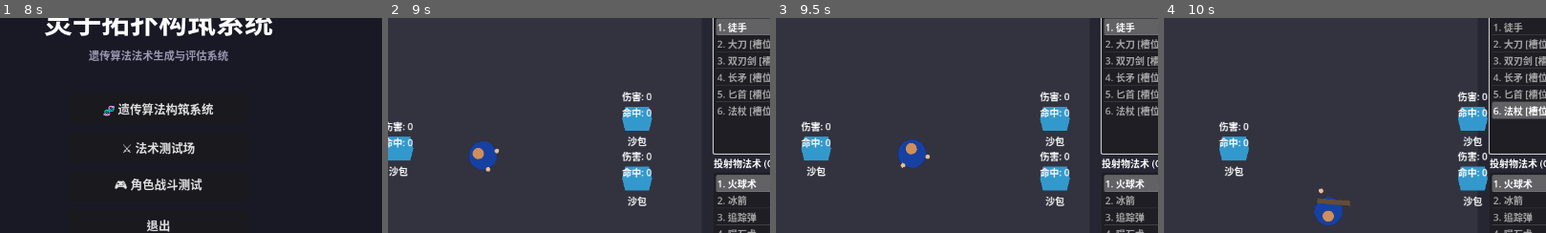
Above: before the commit, frames 1-4 (left to right).
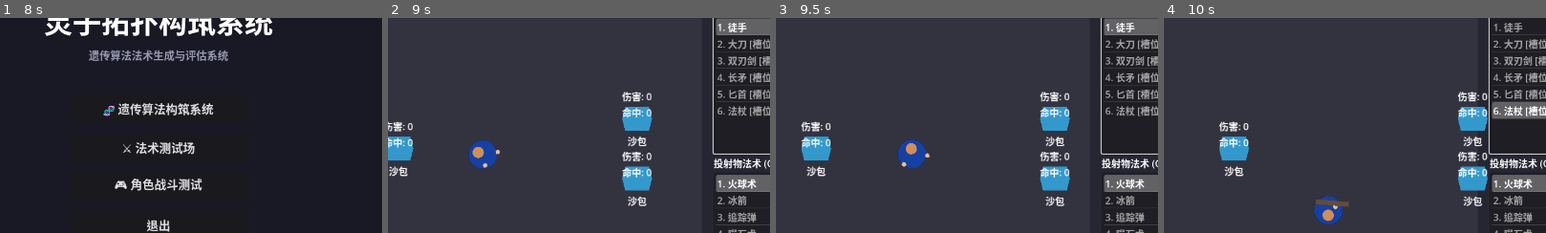
Above: after the commit, the same moments.

Repository: gdszyy/lingzi-topology-system
Game: Godot game, scene res://scenes/main_menu/main_menu.tscn
Two runs of this game, one before a commit and one after it. Both use one fixed random seed, a clock stepped at 60 frames per second and the inputs below.
Inputs (mouse positions are % of the whole screen's width and height, from its top left):
- Up to frame 1 (8 s): click "🧬 遗传算法构筑系统" at 0.5 s; click "开始进化" at 1.25 s; click "开始进化" at 2 s; click "返回主菜单" at 2.75 s; click "⚔️ 法术测试场" at 3.5 s; click "开始测试" at 4.25 s; click "开始测试" at 5 s; click "单体目标" at 5.75 s; click "重置" at 6.5 s; click "返回主菜单" at 7.25 s
- Up to frame 2 (9 s): click "🎮 角色战斗测试" at 8 s; tap Enter at 8.75 s; move the mouse to (72, 45) at 8.77 s; hold Right (ui_right) from 8.78 s (still down); tap 1 at 8.85 s; click (72, 45) at 8.92 s
- Up to frame 3 (9.5 s): keep holding Right (ui_right); tap Space at 9.02 s
- Up to frame 4 (10 s): move the mouse to (30, 55) at 9.52 s; release Right (ui_right) at 9.53 s; hold Down (ui_down) from 9.53 s (still down); tap 6 at 9.6 s; tap Space at 9.77 s
The pictures show only the part of the screen within x 29-79%, y 18-68%; the shares and areas given below are measured in that part.

Frame 1 is identical in both runs. In frame 2, 0.2% of the frame differs, in the area x 21-30%, y 56-72%; in frame 3, less than 0.1%; in frame 4, 0.3%, in the area x 39-49%, y 79-97%.
Error in both runs: Invalid assignment of property or key 'duration' with value of type 'float' on a base object of type 'Resource (AreaEffectActionData)'. (res://scripts/genetic_…

Commit message:
feat: 添加全身骨骼动画系统 - 优化移动和飞行时的动画效果
新增功能：
- 添加 BodyAnimationController 全身骨骼动画控制器
- 实现行走时手臂交替摆动动画
- 实现奔跑时更大幅度的手臂摆动和躯干前倾
- 实现飞行时手臂展开并随风波动的动画
- 实现高速飞行时手臂后掠、身体前倾的流线型姿态
- 添加增强的腿部动画（飞行时收起）

技术改进：
- 与 CombatAnimator 协调，攻击时自动暂停移动/飞行动画
- 使用平滑插值确保动画过渡流畅
- 动画幅度与移动速度成正比
- 所有参数可通过 @export 变量配置

不影响攻击动画 - 攻击动画仍由 CombatAnimator 完全控制

Diff:
--- /dev/null
+++ b/scripts/combat/body_animation_controller.gd
@@ -0,0 +1,382 @@
+class_name BodyAnimationController extends Node
+## 全身骨骼动画控制器
+## 管理移动和飞行时的全身动画效果
+## 包括手臂摆动、躯干倾斜、头部摆动等
+## 【重要】不影响攻击动画 - 攻击时由 CombatAnimator 接管
+
+signal animation_state_changed(state: AnimationState)
+
+## 动画状态枚举
+enum AnimationState {
+	IDLE,           ## 待机
+	WALKING,        ## 行走
+	RUNNING,        ## 奔跑
+	FLYING,         ## 飞行
+	FLYING_FAST,    ## 高速飞行
+	ATTACKING       ## 攻击中（由 CombatAnimator 控制）
+}
+
+## 引用
+var player: PlayerController = null
+var left_arm: ArmRig = null
+var right_arm: ArmRig = null
+var torso_pivot: Node2D = null
+var head_sprite: Sprite2D = null
+var legs_pivot: Node2D = null
+
+## 当前状态
+var current_state: AnimationState = AnimationState.IDLE
+var is_combat_animator_active: bool = false  ## CombatAnimator 是否正在播放攻击动画
+
+## 动画周期
+var animation_cycle: float = 0.0
+var animation_speed: float = 10.0
+
+## 配置参数
+@export_group("Walk Animation")
+@export var walk_arm_swing_amplitude: float = 12.0      ## 行走手臂摆动幅度
+@export var walk_torso_bob_amplitude: float = 2.0       ## 行走躯干上下摆动幅度
+@export var walk_torso_sway_amplitude: float = 0.05     ## 行走躯干左右摇摆幅度（弧度）
+@export var walk_head_bob_amplitude: float = 1.0        ## 行走头部摆动幅度
+
+@export_group("Run Animation")
+@export var run_arm_swing_amplitude: float = 18.0       ## 奔跑手臂摆动幅度
+@export var run_torso_bob_amplitude: float = 3.0        ## 奔跑躯干上下摆动幅度
+@export var run_torso_lean_max: float = 0.15            ## 奔跑躯干前倾最大角度（弧度）
+@export var run_head_bob_amplitude: float = 1.5         ## 奔跑头部摆动幅度
+
+@export_group("Flight Animation")
+@export var flight_arm_spread_angle: float = 0.8        ## 飞行手臂展开角度（弧度）
+@export var flight_arm_wave_amplitude: float = 8.0      ## 飞行手臂波动幅度
+@export var flight_arm_wave_speed: float = 3.0          ## 飞行手臂波动速度
+@export var flight_torso_lean_factor: float = 0.2       ## 飞行躯干倾斜因子
+@export var flight_torso_lean_max: float = 0.4          ## 飞行躯干最大倾斜角度（弧度）
+@export var flight_head_tilt_factor: float = 0.1        ## 飞行头部倾斜因子
+
+@export_group("Fast Flight Animation")
+@export var fast_flight_arm_back_angle: float = 1.2     ## 高速飞行手臂后掠角度
+@export var fast_flight_torso_lean: float = 0.5         ## 高速飞行躯干前倾角度
+@export var fast_flight_speed_threshold: float = 350.0  ## 高速飞行速度阈值
+
+@export_group("Transition")
+@export var state_transition_speed: float = 8.0         ## 状态过渡速度
+@export var arm_smoothing: float = 12.0                 ## 手臂平滑度
+
+## 肩膀位置
+var left_shoulder: Vector2 = Vector2(-12, 0)
+var right_shoulder: Vector2 = Vector2(12, 0)
+
+## 待机手臂位置
+var idle_left_hand_offset: Vector2 = Vector2(-5, 18)
+var idle_right_hand_offset: Vector2 = Vector2(5, 18)
+
+## 当前动画目标值（用于平滑过渡）
+var target_left_hand_pos: Vector2 = Vector2.ZERO
+var target_right_hand_pos: Vector2 = Vector2.ZERO
+var target_torso_rotation: float = 0.0
+var target_torso_offset: Vector2 = Vector2.ZERO
+var target_head_offset: Vector2 = Vector2.ZERO
+
+## 当前插值值
+var current_left_hand_pos: Vector2 = Vector2.ZERO
+var current_right_hand_pos: Vector2 = Vector2.ZERO
+var current_torso_rotation: float = 0.0
+var current_torso_offset: Vector2 = Vector2.ZERO
+var current_head_offset: Vector2 = Vector2.ZERO
+
+## 速度相关
+var speed_factor: float = 0.0  ## 0-1，表示当前速度占最大速度的比例
+
+func _ready() -> void:
+	_initialize_positions()
+
+func initialize(p_player: PlayerController, p_left_arm: ArmRig, p_right_arm: ArmRig,
+				p_torso_pivot: Node2D, p_head_sprite: Sprite2D, p_legs_pivot: Node2D) -> void:
+	player = p_player
+	left_arm = p_left_arm
+	right_arm = p_right_arm
+	torso_pivot = p_torso_pivot
+	head_sprite = p_head_sprite
+	legs_pivot = p_legs_pivot
+
+	if left_arm:
+		left_shoulder = left_arm.get_shoulder_position()
+	if right_arm:
+		right_shoulder = right_arm.get_shoulder_position()
+
+	_initialize_positions()
+
+func _initialize_positions() -> void:
+	target_left_hand_pos = left_shoulder + idle_left_hand_offset
+	target_right_hand_pos = right_shoulder + idle_right_hand_offset
+	current_left_hand_pos = target_left_hand_pos
+	current_right_hand_pos = target_right_hand_pos
+
+func _process(delta: float) -> void:
+	if player == null:
+		return
+
+	## 检查是否在攻击状态
+	_check_combat_animator_state()
+
+	## 如果 CombatAnimator 正在控制，不更新移动/飞行动画
+	if is_combat_animator_active:
+		return
+
+	## 更新动画状态
+	_update_animation_state()
+
+	## 更新动画周期
+	_update_animation_cycle(delta)
+
+	## 根据状态计算目标动画值
+	_calculate_animation_targets()
+
+	## 平滑过渡到目标值
+	_apply_smooth_transition(delta)
+
+	## 应用动画到骨骼
+	_apply_animation()
+
+func _check_combat_animator_state() -> void:
+	## 检查 CombatAnimator 是否正在播放攻击动画
+	var visuals = player.visuals as PlayerVisuals
+	if visuals == null:
+		is_combat_animator_active = false
+		return
+
+	var combat_animator = visuals.get_combat_animator()
+	if combat_animator == null:
+		is_combat_animator_active = false
+		return
+
+	## 检查是否正在播放攻击动画
+	is_combat_animator_active = combat_animator.is_playing()
+
+	if is_combat_animator_active and current_state != AnimationState.ATTACKING:
+		current_state = AnimationState.ATTACKING
+		animation_state_changed.emit(current_state)
+
+func _update_animation_state() -> void:
+	var old_state = current_state
+	var speed = player.velocity.length()
+	var max_speed = player.movement_config.max_speed_ground if not player.is_flying else player.movement_config.max_speed_flight
+
+	## 计算速度因子
+	speed_factor = clamp(speed / max_speed, 0.0, 1.0)
+
+	if player.is_flying:
+		if speed > fast_flight_speed_threshold:
+			current_state = AnimationState.FLYING_FAST
+		else:
+			current_state = AnimationState.FLYING
+	elif speed > 200:
+		current_state = AnimationState.RUNNING
+	elif speed > 10:
+		current_state = AnimationState.WALKING
+	else:
+		current_state = AnimationState.IDLE
+
+	if old_state != current_state:
+		animation_state_changed.emit(current_state)
+
+func _update_animation_cycle(delta: float) -> void:
+	var speed = player.velocity.length()
+
+	match current_state:
+		AnimationState.WALKING:
+			animation_cycle += delta * animation_speed * (speed / 200.0)
+		AnimationState.RUNNING:
+			animation_cycle += delta * animation_speed * 1.5 * (speed / 300.0)
+		AnimationState.FLYING, AnimationState.FLYING_FAST:
+			animation_cycle += delta * flight_arm_wave_speed
+		AnimationState.IDLE:
+			## 待机时有轻微的呼吸动画
+			animation_cycle += delta * 2.0
+
+	## 保持周期在合理范围内
+	if animation_cycle > TAU * 100:
+		animation_cycle = fmod(animation_cycle, TAU)
+
+func _calculate_animation_targets() -> void:
+	match current_state:
+		AnimationState.IDLE:
+			_calculate_idle_animation()
+		AnimationState.WALKING:
+			_calculate_walk_animation()
+		AnimationState.RUNNING:
+			_calculate_run_animation()
+		AnimationState.FLYING:
+			_calculate_flight_animation()
+		AnimationState.FLYING_FAST:
+			_calculate_fast_flight_animation()
+
+func _calculate_idle_animation() -> void:
+	## 待机状态：轻微的呼吸动画
+	var breath_offset = sin(animation_cycle) * 0.5
+
+	target_left_hand_pos = left_shoulder + idle_left_hand_offset + Vector2(0, breath_offset)
+	target_right_hand_pos = right_shoulder + idle_right_hand_offset + Vector2(0, breath_offset)
+
+	target_torso_rotation = 0.0
+	target_torso_offset = Vector2(0, breath_offset * 0.5)
+	target_head_offset = Vector2(0, breath_offset * 0.3)
+
+func _calculate_walk_animation() -> void:
+	## 行走动画：手臂交替摆动
+	var swing = sin(animation_cycle)
+	var swing_offset = cos(animation_cycle)
+
+	## 手臂摆动（左右手相位相反）
+	var arm_swing = swing * walk_arm_swing_amplitude * speed_factor
+
+	## 左手向前时右手向后
+	target_left_hand_pos = left_shoulder + idle_left_hand_offset + Vector2(arm_swing * 0.3, -arm_swing)
+	target_right_hand_pos = right_shoulder + idle_right_hand_offset + Vector2(-arm_swing * 0.3, arm_swing)
+
+	## 躯干上下摆动和轻微左右摇摆
+	var torso_bob = abs(sin(animation_cycle * 2)) * walk_torso_bob_amplitude * speed_factor
+	var torso_sway = swing * walk_torso_sway_amplitude * speed_factor
+
+	target_torso_rotation = torso_sway
+	target_torso_offset = Vector2(0, -torso_bob)
+
+	## 头部轻微摆动
+	target_head_offset = Vector2(0, -torso_bob * 0.5 + sin(animation_cycle) * walk_head_bob_amplitude * speed_factor * 0.3)
+
+func _calculate_run_animation() -> void:
+	## 奔跑动画：更大幅度的手臂摆动和躯干前倾
+	var swing = sin(animation_cycle)
+
+	## 手臂大幅摆动
+	var arm_swing = swing * run_arm_swing_amplitude * speed_factor
+
+	## 奔跑时手臂弯曲更多，位置更靠近身体
+	target_left_hand_pos = left_shoulder + Vector2(-3, 12) + Vector2(arm_swing * 0.4, -arm_swing)
+	target_right_hand_pos = right_shoulder + Vector2(3, 12) + Vector2(-arm_swing * 0.4, arm_swing)
+
+	## 躯干前倾（根据移动方向）
+	var move_dir = player.velocity.normalized()
+	var face_dir = player.current_facing_direction
+	var forward_factor = face_dir.dot(move_dir)
+
+	var torso_lean = run_torso_lean_max * speed_factor * max(forward_factor, 0.3)
+	var torso_bob = abs(sin(animation_cycle * 2)) * run_torso_bob_amplitude * speed_factor
+
+	target_torso_rotation = torso_lean * 0.3  ## 轻微的侧向倾斜
+	target_torso_offset = Vector2(torso_lean * 5, -torso_bob)
+
+	## 头部保持稳定但有轻微摆动
+	target_head_offset = Vector2(0, -torso_bob * 0.3)
+
+func _calculate_flight_animation() -> void:
+	## 飞行动画：手臂展开，随风波动
+	var wave = sin(animation_cycle)
+	var wave_offset = cos(animation_cycle * 0.7)
+
+	## 计算飞行方向相关的倾斜
+	var velocity_dir = player.velocity.normalized() if player.velocity.length() > 10 else Vector2.ZERO
+	var face_dir = player.current_facing_direction
+
+	## 手臂向两侧展开，带有波动效果
+	var arm_spread = flight_arm_spread_angle * speed_factor
+	var arm_wave = wave * flight_arm_wave_amplitude * speed_factor
+
+	## 左臂向左后方展开
+	var left_arm_angle = -arm_spread - 0.3
+	var left_arm_length = 20.0 + arm_wave
+	target_left_hand_pos = left_shoulder + Vector2(left_arm_length, 0).rotated(left_arm_angle)
+
+	## 右臂向右后方展开
+	var right_arm_angle = arm_spread + 0.3
+	var right_arm_length = 20.0 - arm_wave  ## 相位相反
+	target_right_hand_pos = right_shoulder + Vector2(right_arm_length, 0).rotated(right_arm_angle)
+
+	## 躯干根据飞行方向倾斜
+	var lateral_velocity = velocity_dir.rotated(-face_dir.angle())
+	var torso_lean = lateral_velocity.x * flight_torso_lean_factor * flight_torso_lean_max
+
+	target_torso_rotation = clamp(torso_lean, -flight_torso_lean_max, flight_torso_lean_max)
+	target_torso_offset = Vector2(0, wave_offset * 1.5 * speed_factor)
+
+	## 头部轻微倾斜
+	target_head_offset = Vector2(0, wave_offset * 0.5)
+
+func _calculate_fast_flight_animation() -> void:
+	## 高速飞行动画：手臂向后掠，身体大幅前倾
+	var wave = sin(animation_cycle * 1.5)
+
+	## 计算飞行方向
+	var velocity_dir = player.velocity.normalized() if player.velocity.length() > 10 else player.current_facing_direction
+	var face_dir = player.current_facing_direction
+
+	## 手臂向后掠，贴近身体
+	var arm_back_angle = fast_flight_arm_back_angle
+	var arm_wave = wave * flight_arm_wave_amplitude * 0.5  ## 高速时波动减小
+
+	## 左臂向后
+	target_left_hand_pos = left_shoulder + Vector2(-8, 15 + arm_wave).rotated(-0.2)
+
+	## 右臂向后
+	target_right_hand_pos = right_shoulder + Vector2(8, 15 - arm_wave).rotated(0.2)
+
+	## 躯干大幅前倾
+	var forward_factor = face_dir.dot(velocity_dir)
+	var torso_lean = fast_flight_torso_lean * max(forward_factor, 0.5)
+
+	## 侧向速度导致的倾斜
+	var lateral_velocity = velocity_dir.rotated(-face_dir.angle())
+	var lateral_lean = lateral_velocity.x * 0.3
+
+	target_torso_rotation = clamp(lateral_lean, -0.4, 0.4)
+	target_torso_offset = Vector2(torso_lean * 8, wave * 1.0)
+
+	## 头部保持向前
+	target_head_offset = Vector2(torso_lean * 2, 0)
+
+func _apply_smooth_transition(delta: float) -> void:
+	var lerp_factor = state_transition_speed * delta
+	var arm_lerp_factor = arm_smoothing * delta
+
+	current_left_hand_pos = current_left_hand_pos.lerp(target_left_hand_pos, arm_lerp_factor)
+	current_right_hand_pos = current_right_hand_pos.lerp(target_right_hand_pos, arm_lerp_factor)
+	current_torso_rotation = lerp(current_torso_rotation, target_torso_rotation, lerp_factor)
+	current_torso_offset = current_torso_offset.lerp(target_torso_offset, lerp_factor)
+	current_head_offset = current_head_offset.lerp(target_head_offset, lerp_factor)
+
+func _apply_animation() -> void:
+	## 应用手臂动画
+	if left_arm and not is_combat_animator_active:
+		left_arm.set_hand_target(current_left_hand_pos)
+
+	if right_arm and not is_combat_animator_active:
+		right_arm.set_hand_target(current_right_hand_pos)
+
+	## 应用躯干动画（注意：这里只应用额外的偏移，不覆盖玩家控制的旋转）
+	## 躯干的主旋转由 PlayerController 控制，这里只添加动画效果
+
+	## 应用头部动画
+	if head_sprite:
+		head_sprite.position = Vector2(0, -8) + current_head_offset
+
+## 当 CombatAnimator 开始播放时调用
+func on_combat_animation_started() -> void:
+	is_combat_animator_active = true
+	current_state = AnimationState.ATTACKING
+
+## 当 CombatAnimator 结束播放时调用
+func on_combat_animation_finished() -> void:
+	is_combat_animator_active = false
+	## 状态会在下一帧自动更新
+
+## 获取当前动画状态
+func get_current_state() -> AnimationState:
+	return current_state
+
+## 获取当前速度因子
+func get_speed_factor() -> float:
+	return speed_factor
+
+## 检查是否正在播放移动/飞行动画
+func is_movement_animation_active() -> bool:
+	return not is_combat_animator_active and current_state != AnimationState.IDLE
--- a/scripts/combat/combat_animator.gd
+++ b/scripts/combat/combat_animator.gd
@@ -8,6 +8,9 @@
 signal animation_finished(attack: AttackData)
 signal hit_frame_reached(attack: AttackData)
 
+## 【新增】用于与 BodyAnimationController 协作
+## 当攻击动画激活时，BodyAnimationController 会暂停移动/飞行动画
+
 ## 引用
 var left_arm: ArmRig = null
 var right_arm: ArmRig = null
@@ -48,11 +51,21 @@
 	if right_arm:
 		right_shoulder = right_arm.get_shoulder_position()
 
+## 【新增】引用 BodyAnimationController
+var body_animation_controller: BodyAnimationController = null
+
+## 设置 BodyAnimationController 引用
+func set_body_animation_controller(controller: BodyAnimationController) -> void:
+	body_animation_controller = controller
+
 func _process(delta: float) -> void:
 	if is_animating and current_attack != null:
 		_update_animation(delta)
 	else:
-		_update_idle()
+		## 【修改】如果 BodyAnimationController 正在播放移动/飞行动画，不更新 idle 状态
+		## 这样可以避免两个控制器冲突
+		if body_animation_controller == null or not body_animation_controller.is_movement_animation_active():
+			_update_idle()
 
 func _update_idle() -> void:
 	## 待机状态：手放在默认位置
--- a/scripts/combat/player_visuals.gd
+++ b/scripts/combat/player_visuals.gd
@@ -2,6 +2,7 @@
 ## 玩家视觉系统
 ## 管理角色的视觉渲染，包括躯干、头部、手臂和武器
 ## 【修复】移除冗余的武器挥舞逻辑，统一由 CombatAnimator 驱动
+## 【新增】集成 BodyAnimationController 实现移动和飞行时的全身骨骼动画
 
 @onready var legs_pivot: Node2D = $LegsPivot
 @onready var legs_sprite: Sprite2D = $LegsPivot/LegsSprite
@@ -18,6 +19,9 @@
 ## 战斗动画控制器
 var combat_animator: CombatAnimator = null
 
+## 【新增】全身骨骼动画控制器
+var body_animation_controller: BodyAnimationController = null
+
 var player: PlayerController = null
 
 var is_walking: bool = false
@@ -29,6 +33,7 @@
 	_setup_default_visuals()
 	_create_arm_rigs()
 	_setup_combat_animator()
+	_setup_body_animation_controller()  ## 【新增】
 	_connect_player_signals()
 	_initialize_weapon_appearance()
 	_setup_weapon_physics()
@@ -59,6 +64,30 @@
 	## 连接信号
 	combat_animator.animation_finished.connect(_on_attack_animation_finished)
 	combat_animator.hit_frame_reached.connect(_on_hit_frame_reached)
+	combat_animator.animation_started.connect(_on_attack_animation_started)  ## 【新增】
+
+## 【新增】设置全身骨骼动画控制器
+func _setup_body_animation_controller() -> void:
+	body_animation_controller = BodyAnimationController.new()
+	body_animation_controller.name = "BodyAnimationController"
+	add_child(body_animation_controller)
+
+	## 初始化控制器
+	body_animation_controller.initialize(
+		player,
+		left_arm,
+		right_arm,
+		torso_pivot,
+		head_sprite,
+		legs_pivot
+	)
+
+	## 连接状态变化信号（可选，用于调试或其他用途）
+	body_animation_controller.animation_state_changed.connect(_on_body_animation_state_changed)
+
+	## 【新增】让 CombatAnimator 知道 BodyAnimationController 的存在
+	if combat_animator != null:
+		combat_animator.set_body_animation_controller(body_animation_controller)
 
 func _setup_weapon_physics() -> void:
 	if weapon_physics != null:
@@ -87,17 +116,33 @@
 func _on_weapon_position_changed(_pos: Vector2, _rot: float) -> void:
 	pass
 
+## 【新增】攻击动画开始时的回调
+func _on_attack_animation_started(_attack: AttackData) -> void:
+	## 通知 BodyAnimationController 攻击动画开始
+	if body_animation_controller != null:
+		body_animation_controller.on_combat_animation_started()
+
 func _on_attack_animation_finished(_attack: AttackData) -> void:
 	## 【修复】动画结束后重置武器物理状态
 	if weapon_physics != null:
 		weapon_physics.set_to_rest()
+
+	## 【新增】通知 BodyAnimationController 攻击动画结束
+	if body_animation_controller != null:
+		body_animation_controller.on_combat_animation_finished()
 
 func _on_hit_frame_reached(_attack: AttackData) -> void:
 	## 可以在这里触发命中检测
 	pass
 
+## 【新增】全身动画状态变化回调
+func _on_body_animation_state_changed(state: BodyAnimationController.AnimationState) -> void:
+	## 可以在这里添加状态变化时的特效或音效
+	pass
+
 func _process(delta: float) -> void:
 	_update_walk_animation(delta)
+	_update_legs_animation(delta)  ## 【新增】增强的腿部动画
 
 func _setup_default_visuals() -> void:
 	_create_placeholder_sprites()
@@ -156,20 +201,54 @@
 	if player == null:
 		return
 
+	## 【修改】简化躯干动画，主要动画由 BodyAnimationController 处理
+	## 这里只保留基础的躯干位置更新，避免与 BodyAnimationController 冲突
+
 	var speed = player.velocity.length()
 	is_walking = speed > 10
 
-	if is_walking:
+	## 躯干的主要动画效果现在由 BodyAnimationController 处理
+	## 这里只做基础的重置
+	if not is_walking and not player.is_flying:
+		## 待机时平滑回到默认位置
+		torso_pivot.position.y = lerp(torso_pivot.position.y, 0.0, delta * 10)
+
+## 【新增】增强的腿部动画
+func _update_legs_animation(delta: float) -> void:
+	if player == null:
+		return
+
+	var speed = player.velocity.length()
+	var is_moving = speed > 10
+
+	if player.is_flying:
+		## 飞行时腿部收起
+		var target_scale = Vector2(0.8, 0.7)
+		legs_pivot.scale = legs_pivot.scale.lerp(target_scale, delta * 8)
+
+		## 飞行时腿部略微向后
+		var velocity_dir = player.velocity.normalized() if speed > 10 else Vector2.ZERO
+		var face_dir = player.current_facing_direction
+		var relative_velocity = velocity_dir.rotated(-face_dir.angle())
+
+		## 根据飞行方向调整腿部位置
+		var leg_offset = Vector2(0, 5 + relative_velocity.y * 3)
+		legs_pivot.position = legs_pivot.position.lerp(leg_offset, delta * 5)
+	elif is_moving:
+		## 移动时腿部动画
 		walk_cycle += delta * walk_speed * (speed / 300.0)
 
-		var bob = sin(walk_cycle) * 2
-		torso_pivot.position.y = bob
-
-		var leg_swing = sin(walk_cycle) * 0.1
-		legs_pivot.scale.y = 1.0 + leg_swing * 0.1
+		## 腿部伸缩模拟行走
+		var leg_stretch = 1.0 + sin(walk_cycle * 2) * 0.08 * (speed / 300.0)
+		legs_pivot.scale.y = lerp(legs_pivot.scale.y, leg_stretch, delta * 15)
+		legs_pivot.scale.x = lerp(legs_pivot.scale.x, 1.0, delta * 10)
+
+		## 腿部位置回到默认
+		legs_pivot.position = legs_pivot.position.lerp(Vector2.ZERO, delta * 10)
 	else:
-		torso_pivot.position.y = lerp(torso_pivot.position.y, 0.0, delta * 10)
-		legs_pivot.scale.y = lerp(legs_pivot.scale.y, 1.0, delta * 10)
+		## 待机时腿部恢复默认
+		legs_pivot.scale = legs_pivot.scale.lerp(Vector2.ONE, delta * 10)
+		legs_pivot.position = legs_pivot.position.lerp(Vector2.ZERO, delta * 10)
 
 ## 开始攻击动作的武器回正阶段
 func start_weapon_repositioning(_target_position: Vector2, target_rotation: float) -> void:
@@ -301,6 +380,10 @@
 func get_combat_animator() -> CombatAnimator:
 	return combat_animator
 
+## 【新增】获取全身动画控制器
+func get_body_animation_controller() -> BodyAnimationController:
+	return body_animation_controller
+
 ## 设置手臂可见性
 func set_arms_visible(visible_flag: bool) -> void:
 	if left_arm:
Not shown, added: BODY_ANIMATION_CHANGELOG.md
